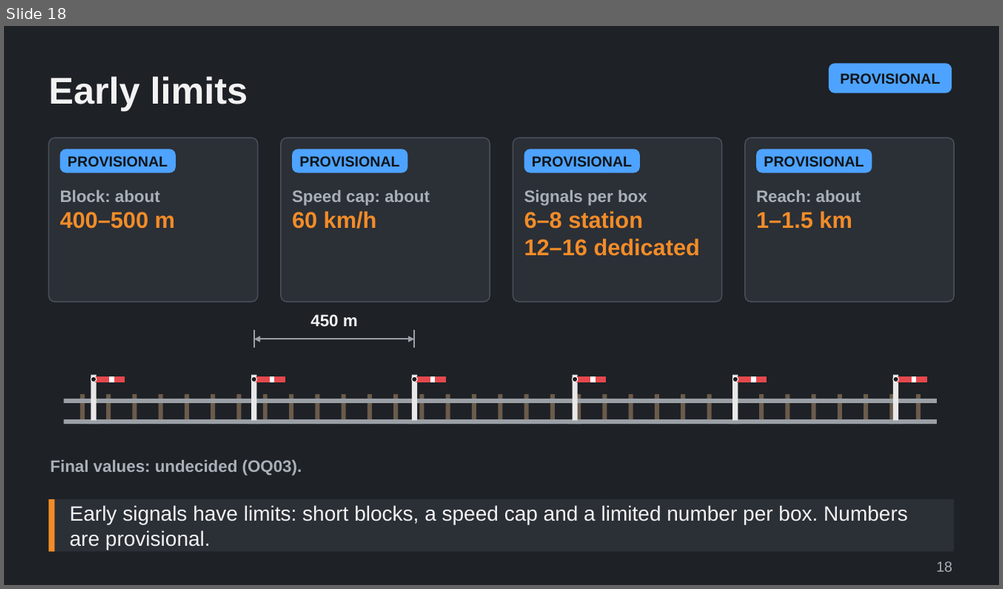
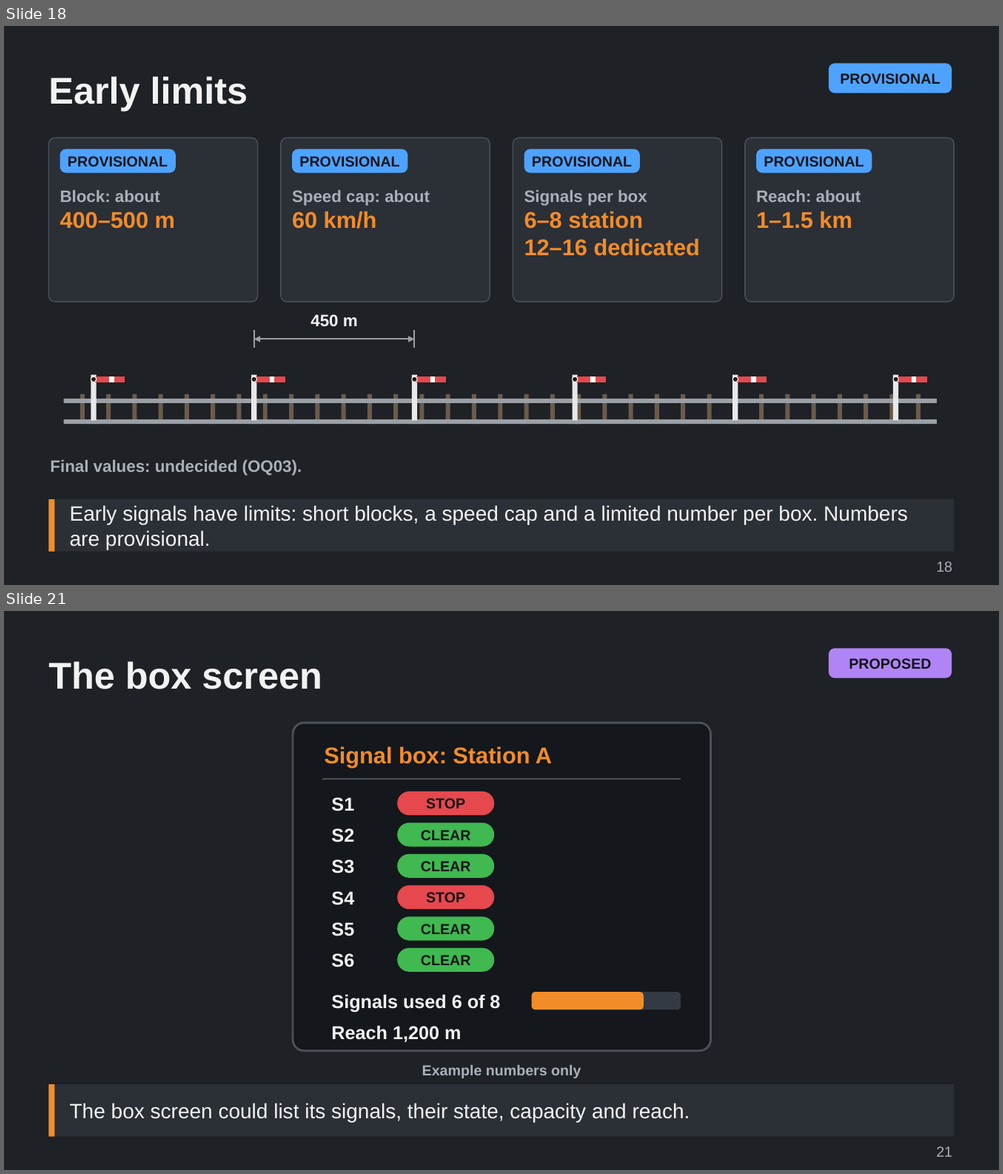
Before and after one commit to Tarenkookoo/Satisfactory---Early-Locomotion, a slide deck: Reporting/Claude Presents/Deck2_Signals/Signals_and_Signal_Boxes_Explained.pptx. Shown one above the other, each under a label of ours: slide 18 before the commit, slides 18 and 21 after it; the slides between them are not shown. The pictures are 1003x589 and 1003x1174 pixels, drawn with LibreOffice and Linux fonts; fonts in the diff are those of the drawing. Boxes give left, top, right and bottom in pixels: in the first picture for what was removed or moved away, otherwise in the second. Text is boxed around its words. In the diff, an @@ line names an element or a change of style, - is before the commit and + after.

```diff
--- a/Reporting/Claude Presents/Deck2_Signals/Signals_and_Signal_Boxes_Explained.pptx
+++ b/Reporting/Claude Presents/Deck2_Signals/Signals_and_Signal_Boxes_Explained.pptx
@@ slide 21 added at (4, 611, 999, 1170), background #1E2126 @@
@@ rounded rectangle added at (828, 648, 951, 678), fill #B084F5, 14 pt, text #101418, bold @@
+PROPOSED
@@ title added at (48, 661, 321, 689), 36 pt, text #F2F2F2, bold @@
+The box screen
@@ group added at (293, 723, 711, 1051): 9 rounded rectangles, 9 texts, 1 line @@
+Signal box: Station A
+S1
+STOP
+S2
+CLEAR
+S3
+CLEAR
+S4
+STOP
+S5
+CLEAR
+S6
+CLEAR
+Signals used 6 of 8
+Reach 1,200 m
@@ text added at (422, 1065, 580, 1079), 14 pt, text #A9B0B8, bold @@
+Example numbers only
@@ rectangle added at (48, 1085, 954, 1137), fill #2B2F36, 20 pt, text #F2F2F2 @@
+The box screen could list its signals, their state, capacity and reach.
@@ rectangle added at (48, 1085, 55, 1137), fill #F28C28 @@
@@ text added at (936, 1147, 952, 1157), 14 pt, text #A9B0B8 @@
+21
```
Also in this commit, not shown: 8 other slides added, 5 other files.
